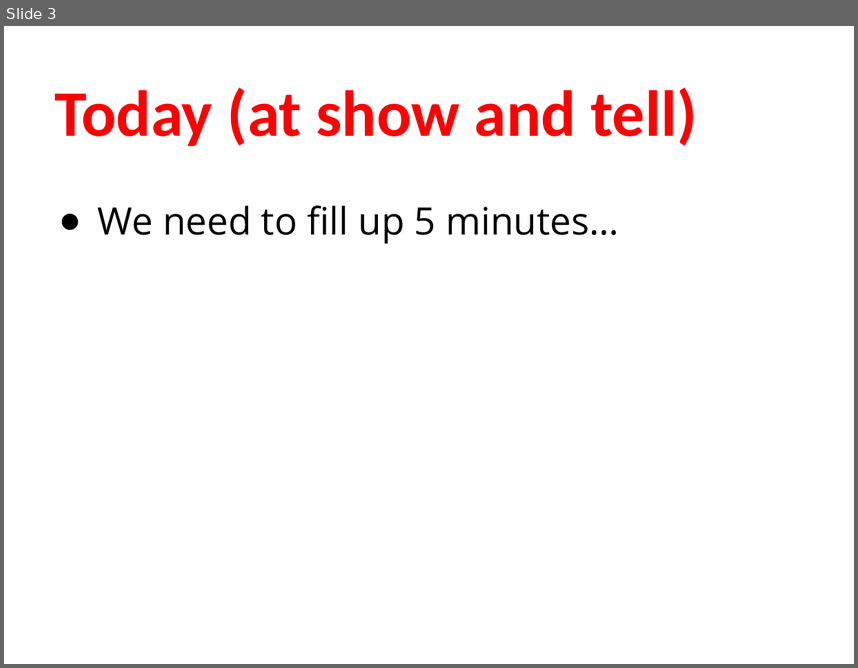
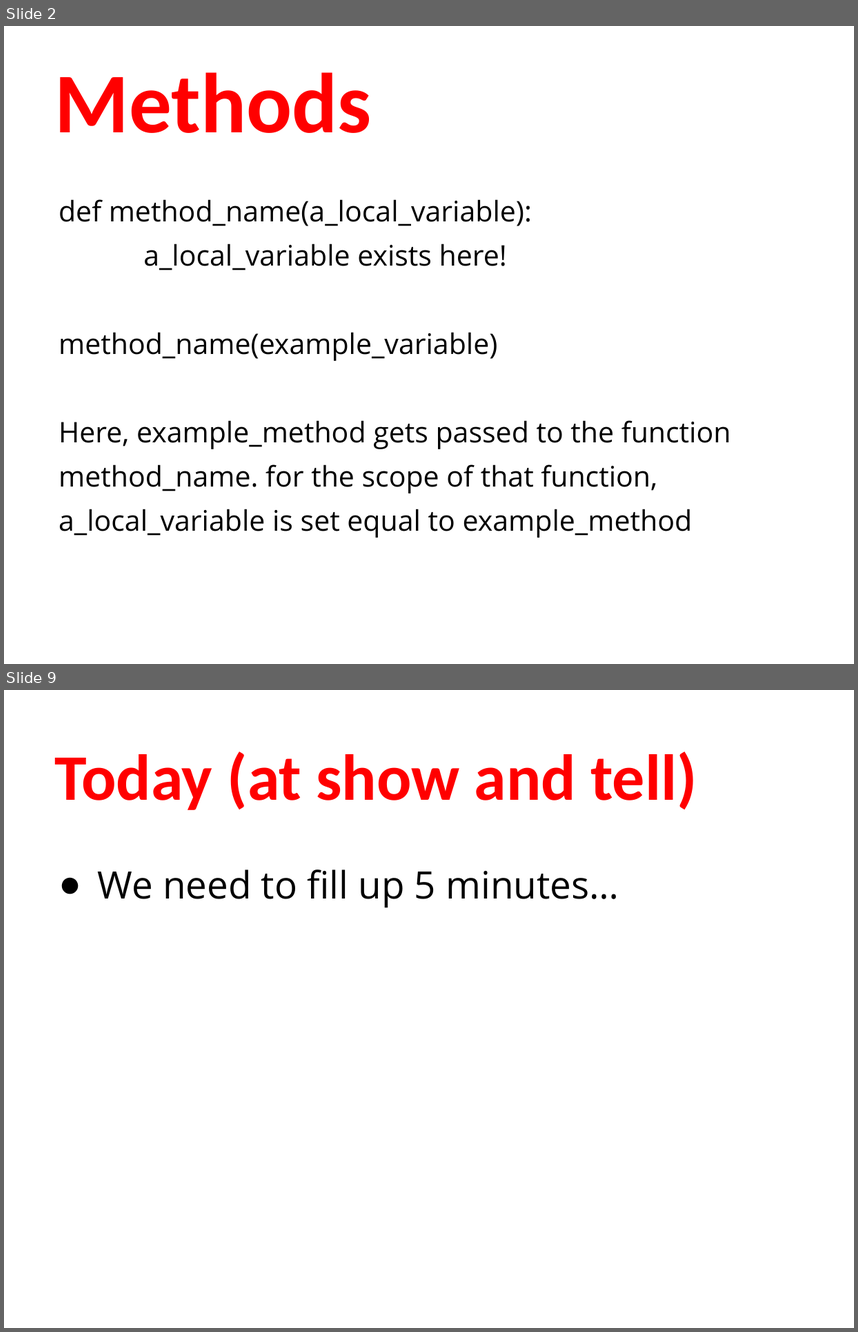
Before and after one commit to humanitiesprogramming/slides, a slide deck: 2017/python/day3-review.pptx. Shown one above the other, each under a label of ours: slide 3 before the commit, slides 2 and 9 after it; the slides between them are not shown. The pictures are 858x668 and 858x1332 pixels, drawn with LibreOffice and Linux fonts; fonts in the diff are those of the drawing. Boxes give left, top, right and bottom in pixels: in the first picture for what was removed or moved away, otherwise in the second. Text is boxed around its words. In the diff, an @@ line names an element or a change of style, - is before the commit and + after.

```diff
--- a/2017/python/day3-review.pptx
+++ b/2017/python/day3-review.pptx
@@ slide 2 added at bbox=[4, 26, 854, 664], background #FFFFFF @@
@@ title added at bbox=[55, 72, 372, 133], 72 pt, text #FF0000, bold @@
+Methods
@@ text added at bbox=[59, 199, 731, 537], 24 pt, text #000000 @@
+def method_name(a_local_variable):
+a_local_variable exists here!
+method_name(example_variable)
+Here, example_method gets passed to the function method_name. for the scope of that function, a_local_variable is set equal to example_method
@@ what was slide 3 is now slide 9 @@
```
Also in this commit, not shown: 1 slide changed, 7 other slides added, 1 slide removed, 2 other files.
